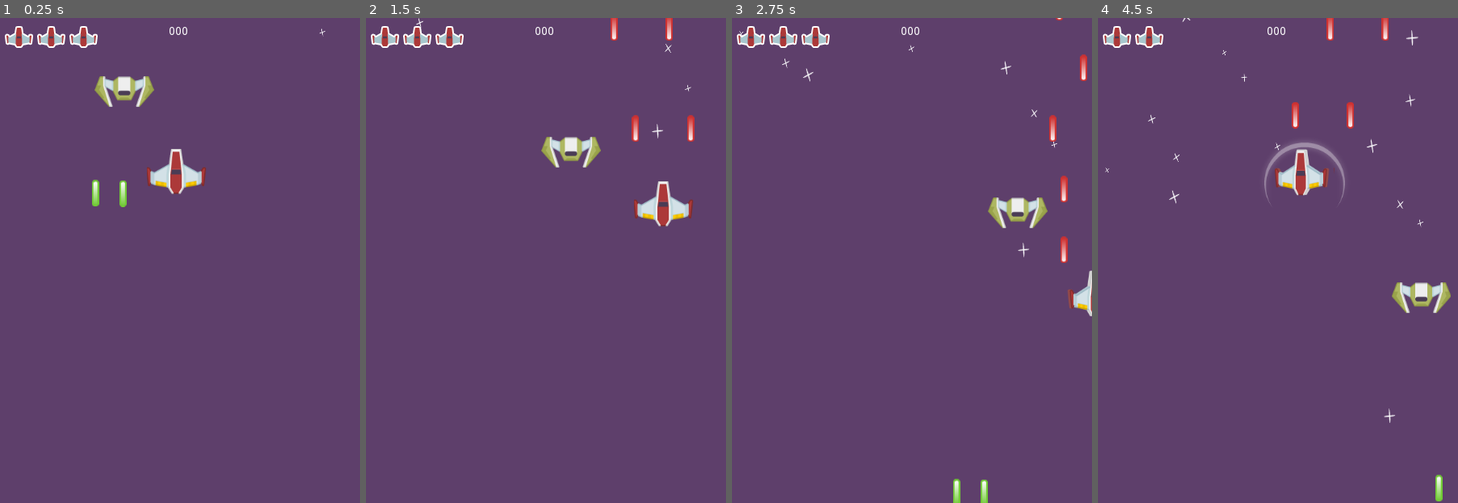
Above: before the commit, frames 1-4 (left to right).
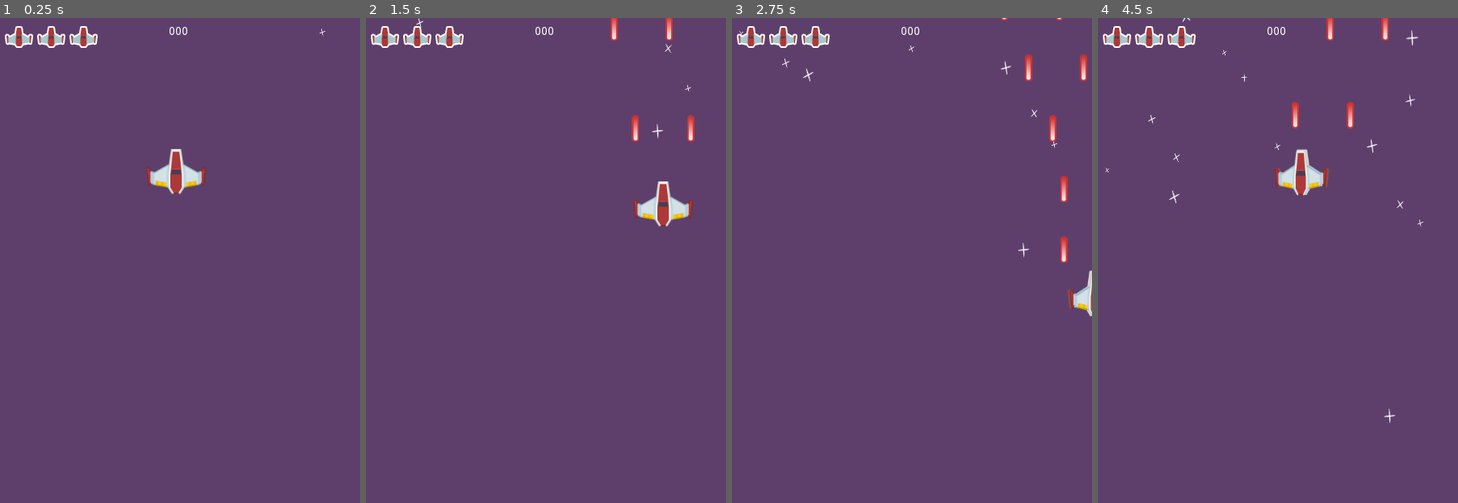
Above: after the commit, the same moments.

Repository: CodeNMore/Yet-Another-Space-Shooter
Game: Godot game, scene res://MainScenes/Gameplay.tscn
Same seed, same stepped clock (60 frames per second), same inputs: the game is played once before the commit and once after it.
Inputs:
- Up to frame 1 (0.25 s): no input
- Up to frame 2 (1.5 s): hold D (move_right) 0.53-1.28 s; hold Space (shoot) 0.53-1.28 s; hold S (move_down) from 1.28 s (still down); tap Space (shoot) at 1.35 s
- Up to frame 3 (2.75 s): release S (move_down) at 2.03 s; hold D (move_right) from 2.03 s (still down); hold Space (shoot) from 2.03 s (still down)
- Up to frame 4 (4.5 s): release D (move_right) at 2.78 s; release Space (shoot) at 2.78 s; hold W (move_up) 2.78-3.53 s; tap Space (shoot) at 2.85, 4.35 s; hold Space (shoot) 3.53-4.28 s; hold A (move_left) from 3.53 s (still down)

The runs differ from the first frame. In frame 1, 0.9% of the frame differs, in the area x 25-43%, y 12-39%; in frame 2, 0.7%; in frame 3, 1.0%; in frame 4, 1.3%, in the area x 19-98%, y 1-100%.

Commit message:
Episode 24

Diff:
--- a/Enemy/BouncerEnemy.tscn
+++ b/Enemy/BouncerEnemy.tscn
@@ -6,6 +6,5 @@
 [node name="BouncerEnemy" instance=ExtResource( 1 )]
 script = ExtResource( 2 )
 verticalSpeed = 60.0
-health = 30
 fireRate = 2.0
 horizontalSpeed = 80.0
--- /dev/null
+++ b/Enemy/Spawner.gd
@@ -0,0 +1,39 @@
+extends Node2D
+
+const MIN_SPAWN_TIME = 1.5
+
+var preloadedEnemies := [
+	preload("res://Enemy/FastEnemy.tscn"),
+	preload("res://Enemy/SlowShooter.tscn"),
+	preload("res://Enemy/BouncerEnemy.tscn")
+]
+var plMeteor := preload("res://Meteor/Meteor.tscn")
+
+onready var spawnTimer := $SpawnTimer
+
+var nextSpawnTime := 5.0
+
+func _ready():
+	randomize()
+	spawnTimer.start(nextSpawnTime)
+
+func _on_SpawnTimer_timeout():
+	# Spawn an enemy
+	var viewRect := get_viewport_rect()
+	var xPos := rand_range(viewRect.position.x, viewRect.end.x)
+
+	if randf() < 0.1:
+		var meteor := plMeteor.instance()
+		meteor.position = Vector2(xPos, position.y)
+		get_tree().current_scene.add_child(meteor)
+	else:
+		var enemyPreload = preloadedEnemies[randi() % preloadedEnemies.size()]
+		var enemy: Enemy = enemyPreload.instance()
+		enemy.position = Vector2(xPos, position.y)
+		get_tree().current_scene.add_child(enemy)
+
+	# Restart the timer
+	nextSpawnTime -= 0.1
+	if nextSpawnTime < MIN_SPAWN_TIME:
+		nextSpawnTime = MIN_SPAWN_TIME
+	spawnTimer.start(nextSpawnTime)
--- a/MainScenes/Gameplay.tscn
+++ b/MainScenes/Gameplay.tscn
@@ -3,8 +3,8 @@
 [ext_resource path="res://Player/Player.tscn" type="PackedScene" id=1]
 [ext_resource path="res://Textures/backgroundColor.png" type="Texture" id=2]
 [ext_resource path="res://Textures/starBig.png" type="Texture" id=3]
+[ext_resource path="res://Enemy/Spawner.gd" type="Script" id=4]
 [ext_resource path="res://HUD/HUD.tscn" type="PackedScene" id=5]
-[ext_resource path="res://Enemy/BouncerEnemy.tscn" type="PackedScene" id=8]
 
 [node name="Gameplay" type="Node"]
 
@@ -38,5 +38,10 @@
 [node name="Player" parent="." instance=ExtResource( 1 )]
 position = Vector2( 222.918, 190.882 )
 
-[node name="BouncerEnemy" parent="." instance=ExtResource( 8 )]
-position = Vector2( 137.948, 76.1093 )
+[node name="Spawner" type="Node2D" parent="."]
+position = Vector2( 224.76, -59.4605 )
+script = ExtResource( 4 )
+
+[node name="SpawnTimer" type="Timer" parent="Spawner"]
+one_shot = true
+[connection signal="timeout" from="Spawner/SpawnTimer" to="Spawner" method="_on_SpawnTimer_timeout"]
